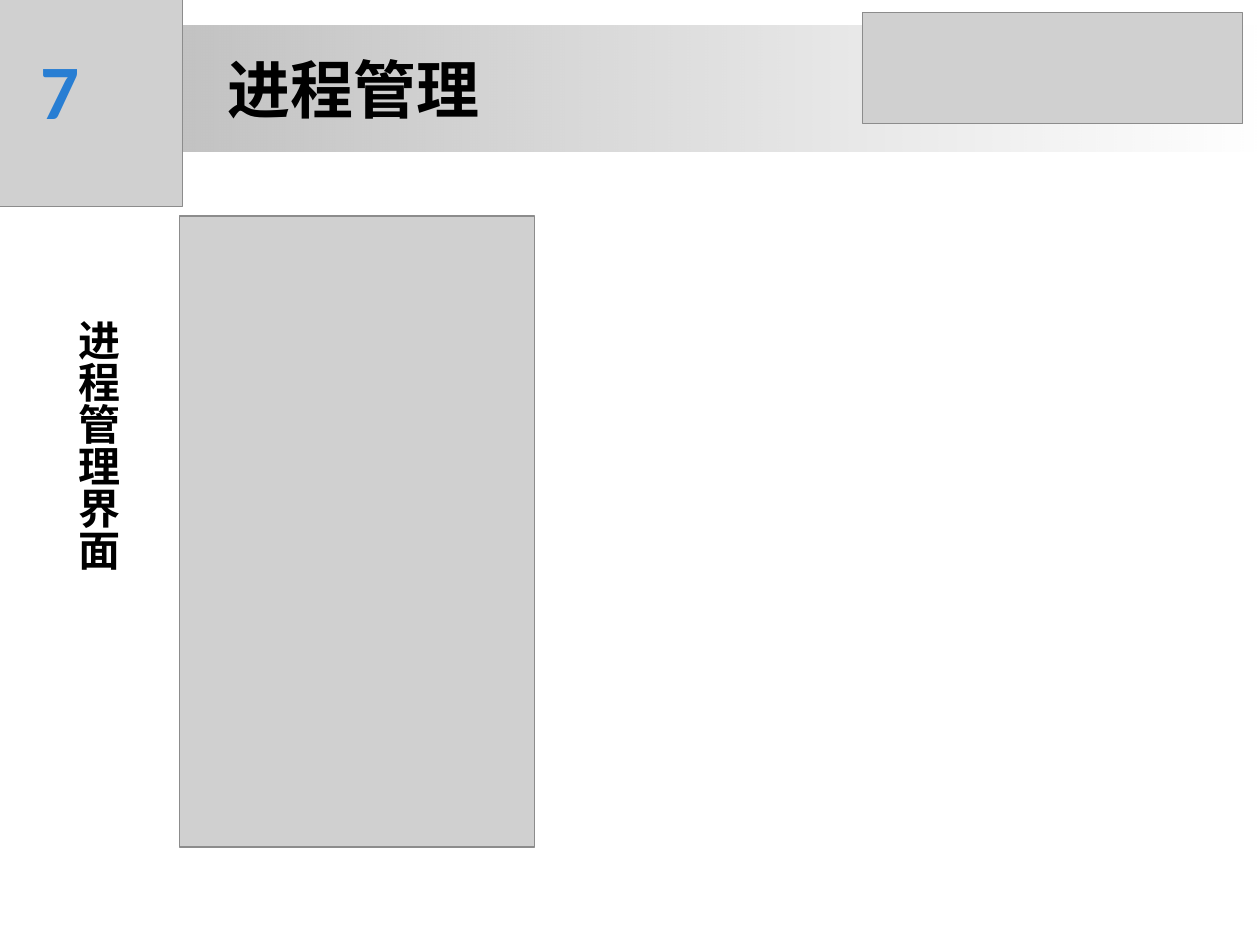
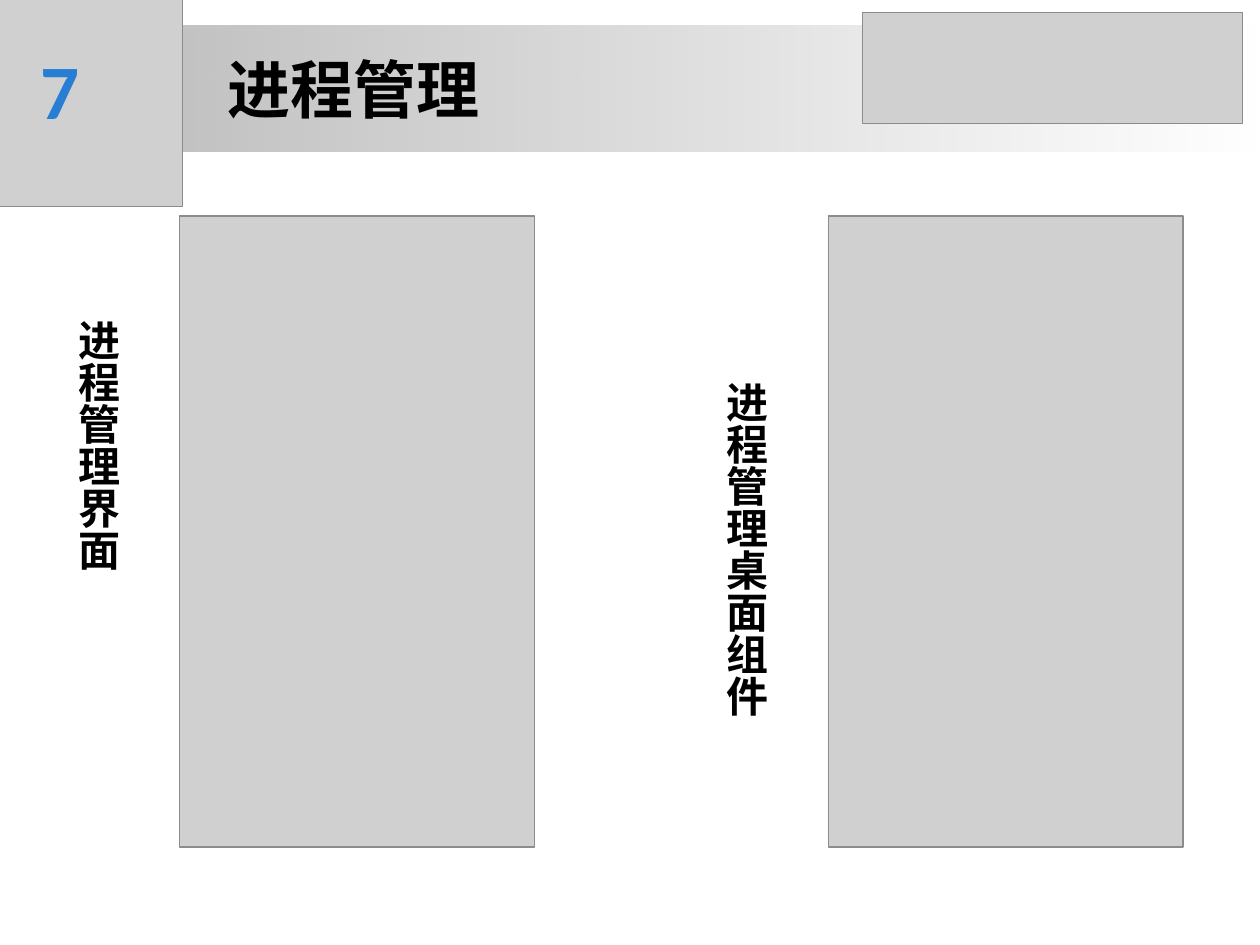
Before and after one commit to bingoogolapple/Graduation-Design, a slide deck: slide 8 of 资料/文档/王浩-终期/王浩-预答辩.ppt. Drawn at 1260x945 pixels with LibreOffice and Linux fonts; fonts in the diff are those of the drawing; grey boxes stand for pictures. Boxes give left, top, right and bottom in pixels: in the first picture for what was removed or moved away, otherwise in the second. Text is boxed around its words. In the diff, an @@ line names an element or a change of style, - is before the commit and + after.

```diff
--- a/资料/文档/王浩-终期/王浩-预答辩.ppt
+++ b/资料/文档/王浩-终期/王浩-预答辩.ppt
@@ picture added at (828,217,1183,848) @@
@@ text added at (727,383,769,716), 24 pt, text #000000, bold @@
+进程管理桌面组件
```
Also in this commit, not shown: 2 other slides changed, 12 other files.
